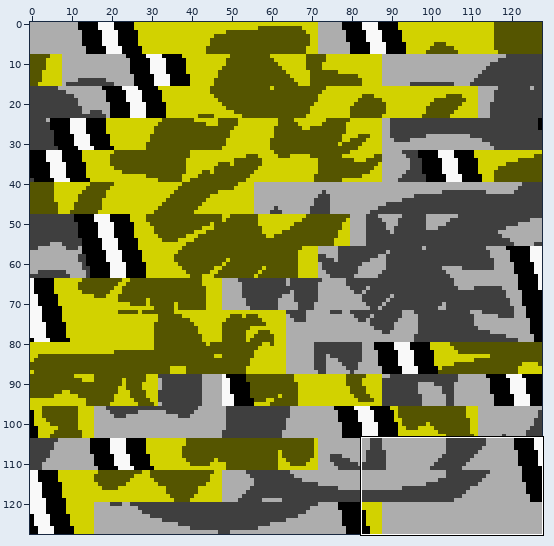
Two states of a sprite sheet, graphics/title_screen/rayquaza.png. Above, an overview of the earlier version with the close-up marked.
Close-up. First the earlier version:
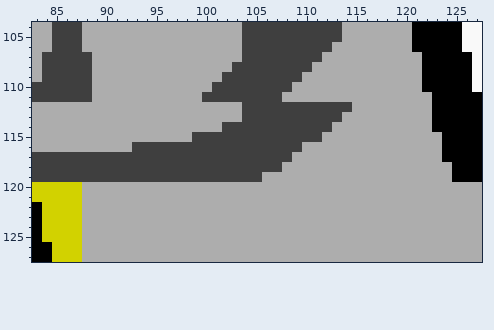
The file is 128x128 pixels. Shown: x 83..127, y 104..127.
The same view after the edit:
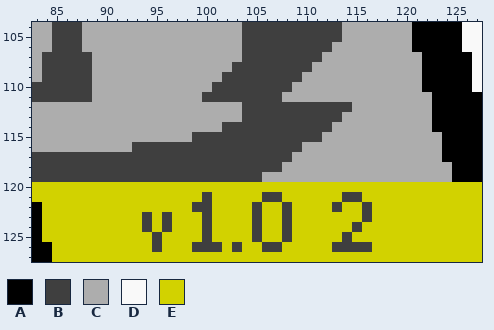
Palette (. is transparent): A #000000  B #3f3f3f  C #adadad  D #f9f9f9  E #d2d200
Changes in this commit:
@@ x 83..127 @@
 119 BBBBBBBBBBBBBBBBBBBBBBBCCCCCCCCCCCCCCCCCCCAAA
-120 EEEEECCCCCCCCCCCCCCCCCCCCCCCCCCCCCCCCCCCCCCCC
-121 EEEEECCCCCCCCCCCCCCCCCCCCCCCCCCCCCCCCCCCCCCCC
-122 AEEEECCCCCCCCCCCCCCCCCCCCCCCCCCCCCCCCCCCCCCCC
-123 AEEEECCCCCCCCCCCCCCCCCCCCCCCCCCCCCCCCCCCCCCCC
-124 AEEEECCCCCCCCCCCCCCCCCCCCCCCCCCCCCCCCCCCCCCCC
-125 AEEEECCCCCCCCCCCCCCCCCCCCCCCCCCCCCCCCCCCCCCCC
-126 AAEEECCCCCCCCCCCCCCCCCCCCCCCCCCCCCCCCCCCCCCCC
-127 AAEEECCCCCCCCCCCCCCCCCCCCCCCCCCCCCCCCCCCCCCCC
+120 EEEEEEEEEEEEEEEEEEEEEEEEEEEEEEEEEEEEEEEEEEEEE
+121 EEEEEEEEEEEEEEEEEBEEEEEBBEEEEEEBBEEEEEEEEEEEE
+122 AEEEEEEEEEEEEEEEBBEEEEBEEBEEEEBEEBEEEEEEEEEEE
+123 AEEEEEEEEEEBEBEEEBEEEEBEEBEEEEEEEBEEEEEEEEEEE
+124 AEEEEEEEEEEBEBEEEBEEEEBEEBEEEEEEBEEEEEEEEEEEE
+125 AEEEEEEEEEEEBEEEEBEEEEBEEBEEEEEBEEEEEEEEEEEEE
+126 AAEEEEEEEEEEBEEEBBBEBEEBBEEEEEBBBBEEEEEEEEEEE
+127 AAEEEEEEEEEEEEEEEEEEEEEEEEEEEEEEEEEEEEEEEEEEE
Pixel boxes of the changes (left, top, right, bottom) in both close-ups:
changed: (82, 182, 482, 262)
